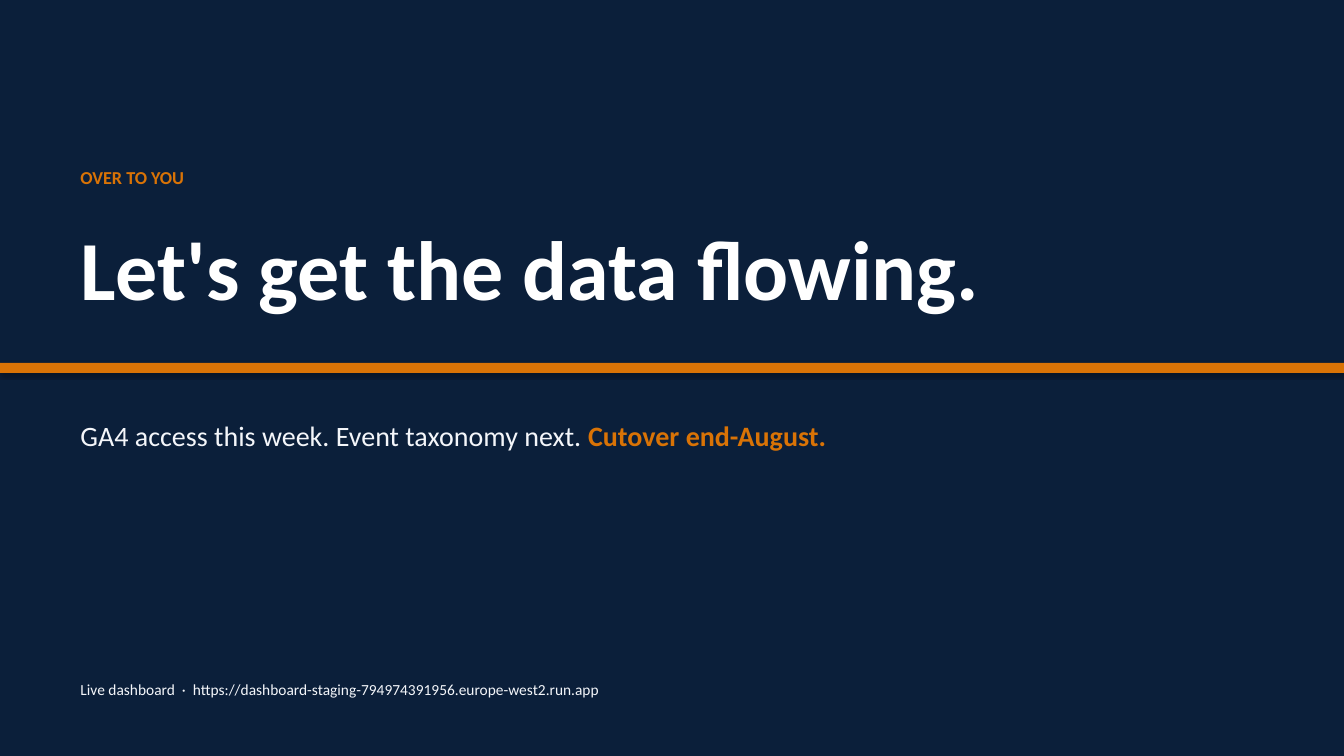
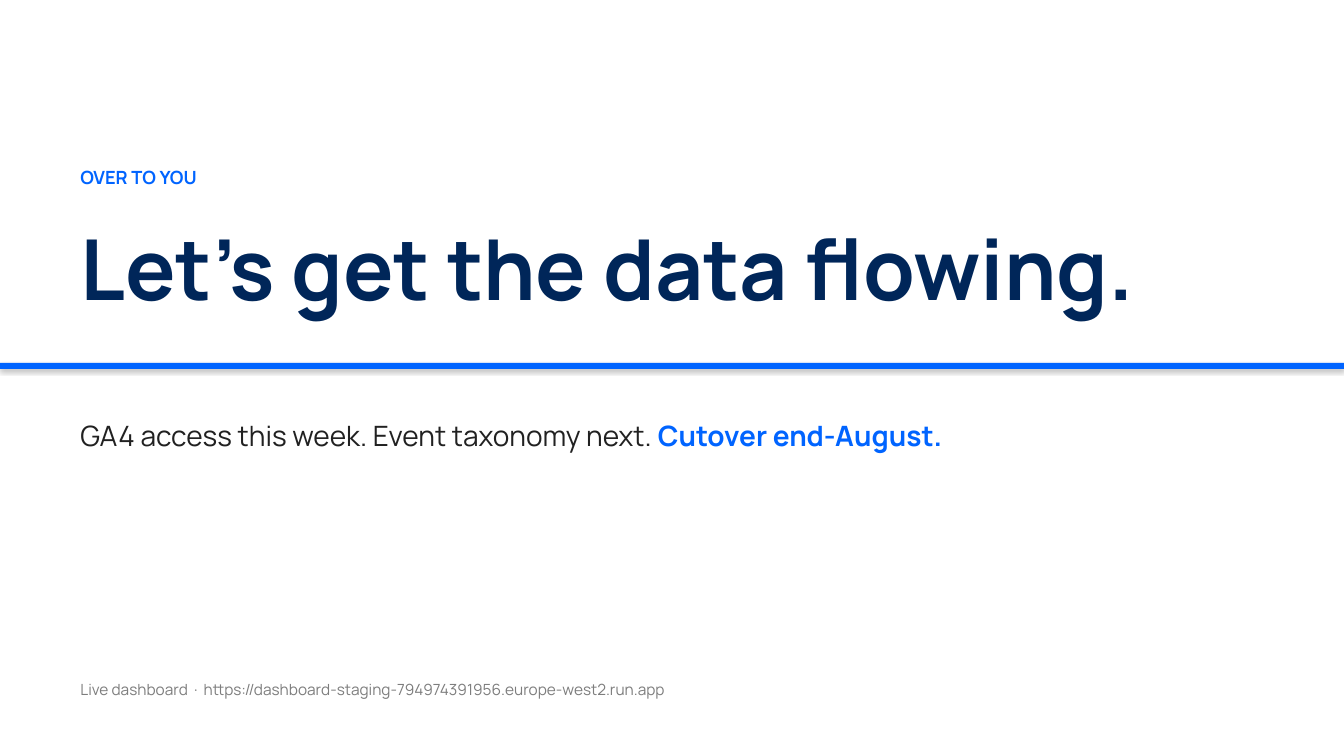
Before and after one commit to asmeyatsky-work/msm, a slide deck: slide 11 of docs/client-demo-deck.pptx. Drawn at 1344x756 pixels with LibreOffice and Linux fonts; fonts in the diff are those of the drawing. Boxes give left, top, right and bottom in pixels: in the first picture for what was removed or moved away, otherwise in the second. Text is boxed around its words. In the diff, an @@ line names an element or a change of style, - is before the commit and + after.

```diff
--- a/docs/client-demo-deck.pptx
+++ b/docs/client-demo-deck.pptx
@@ text "OVER TO YOU" at [80,170,197,185]: font Calibri to Manrope, text colour #D97306 to #0064FF @@
@@ text "Let's get the data flowing." at [80,238,1134,322]: font Calibri to Manrope, text colour #FFFFFF to #002659 @@
@@ rectangle: place and size @@
-rectangle at [0,0,1344,756]
+rectangle at [0,363,1344,369]
@@ rectangle at [0,363,1344,369]: fill #0B1F3A to #0064FF @@
@@ rectangle removed at [0,363,1344,373] @@
@@ text "GA4 access this week. Event ..." at [80,425,942,453]: font Calibri to Manrope; text colour #F4F6FA to #212121 in "GA4 access this week. Event taxonomy next."; text colour #D97306 to #0064FF in "Cutover end-August." @@
@@ text "Live dashboard · https://dashboard-staging-794974391956.euro ..." at [80,684,665,699]: font Calibri to Manrope, text colour #F4F6FA to #7D7D7D @@
```
Also in this commit, not shown: 10 other slides changed, 1 other file.
